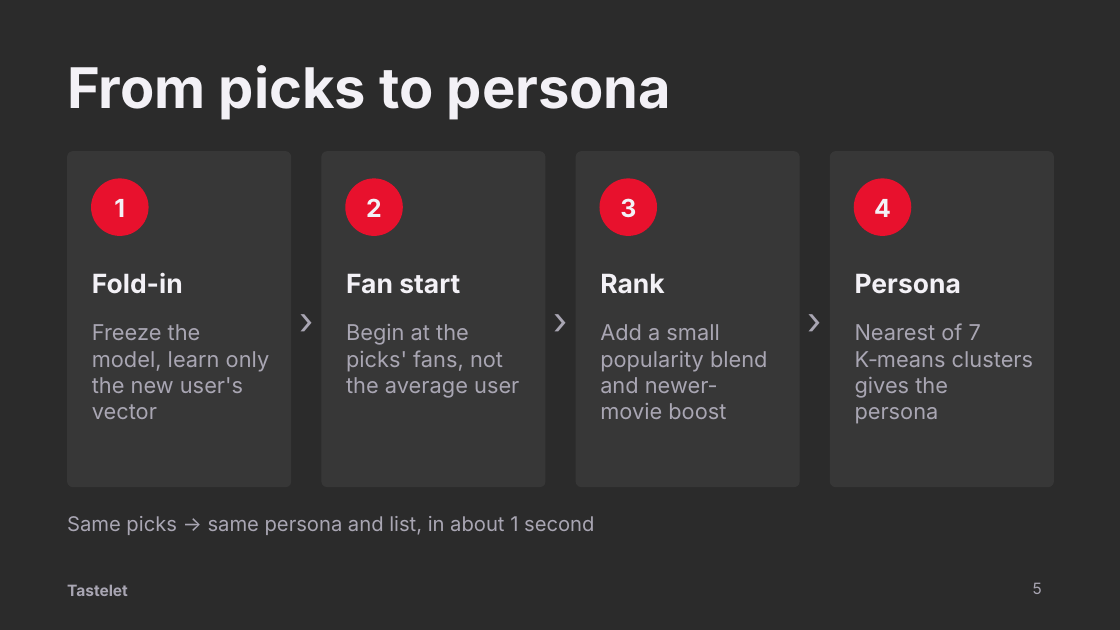
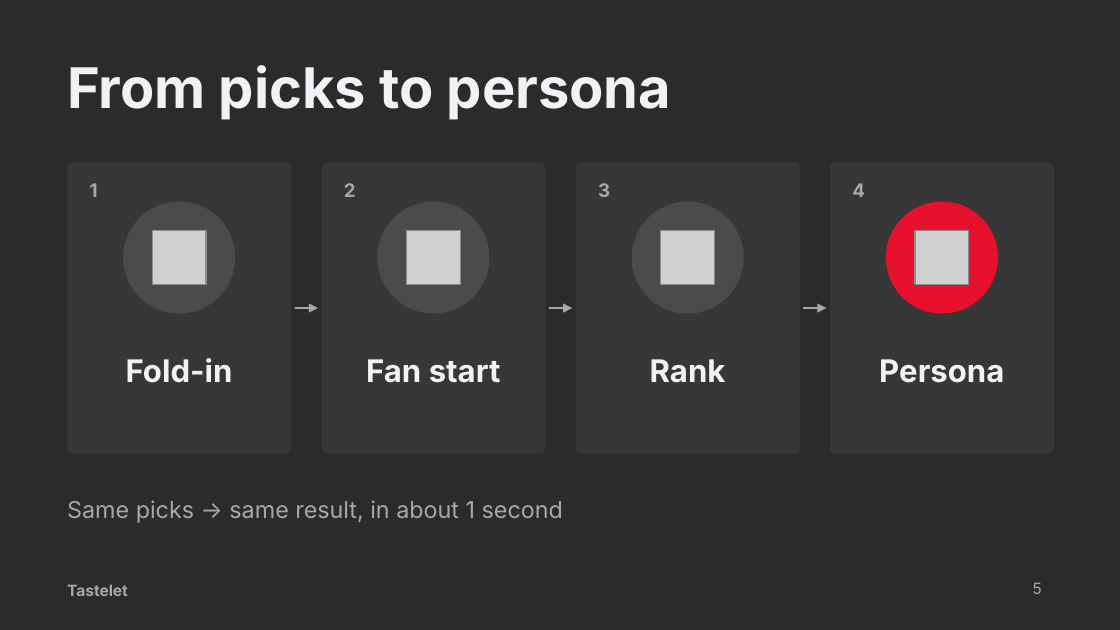
Before and after one commit to Amm2049/tastelet, a slide deck: slide 5 of docs/slides/tastelet-slides.pptx. Drawn at 1120x630 pixels with LibreOffice and Linux fonts; fonts in the diff are those of the drawing; grey boxes stand for pictures; background and template pictures are left out; a plain dark background stands for a picture behind light text. Boxes give left, top, right and bottom in pixels: in the first picture for what was removed or moved away, otherwise in the second. Text is boxed around its words. In the diff, an @@ line names an element or a change of style, - is before the commit and + after.

```diff
--- a/docs/slides/tastelet-slides.pptx
+++ b/docs/slides/tastelet-slides.pptx
@@ rounded rectangle: place and size @@
-rounded rectangle at [67,151,291,487]
+rounded rectangle at [67,162,291,454]
@@ rounded rectangle: place and size @@
-rounded rectangle at [321,151,545,487]
+rounded rectangle at [321,162,545,454]
@@ size 16 to 12 pt, text colour #F3F1F6 to #A9A6B3; alignment centre to left; vertical alignment middle to top in 4 elements at [90,183,98,197], [598,183,610,197], [852,183,865,197], [344,183,356,197] @@
@@ rounded rectangle: place and size @@
-rounded rectangle at [576,151,800,487]
+rounded rectangle at [576,162,800,454]
@@ rounded rectangle: place and size @@
-rounded rectangle at [830,151,1054,487]
+rounded rectangle at [830,162,1054,454]
@@ ellipse: place and size @@
-ellipse at [92,179,148,235]
+ellipse at [123,202,235,314]
@@ fill #E8112D to #FFFFFF at 10% opacity; outline #E8112D 1 pt to none in 3 elements at [632,202,744,314], [123,202,235,314], [377,202,489,314] @@
@@ ellipse: place and size @@
-ellipse at [346,179,402,235]
+ellipse at [377,202,489,314]
@@ ellipse: place and size @@
-ellipse at [600,179,656,235]
+ellipse at [632,202,744,314]
@@ ellipse: place and size @@
-ellipse at [855,179,911,235]
+ellipse at [886,202,998,314]
@@ ellipse at [886,202,998,314]: outline #E8112D 1 pt to none @@
@@ picture added at [152,231,206,284] @@
@@ picture added at [407,231,460,284] @@
@@ picture added at [661,231,715,284] @@
@@ picture added at [915,231,969,284] @@
@@ text removed at [291,291,321,347] @@
-›
@@ text removed at [545,291,576,347] @@
-›
@@ text removed at [800,291,830,347] @@
-›
@@ text removed at [92,324,270,419] @@
-Freeze the model, learn only the new user's vector
@@ arrow added from (295, 308) to (318, 308), #A9A6B3 1.25 pt @@
@@ text removed at [346,324,519,398] @@
-Begin at the picks' fans, not the average user
@@ arrow added from (549, 308) to (572, 308), #A9A6B3 1.25 pt @@
@@ text removed at [600,324,768,419] @@
-Add a small popularity blend and newer-movie boost
@@ arrow added from (803, 308) to (827, 308), #A9A6B3 1.25 pt @@
@@ text removed at [855,323,1033,424] @@
-Nearest of 7 K‑means clusters gives the persona
@@ text "Fold-in": place and size @@
-text "Fold-in" at [92,272,183,294]
+text "Fold-in" at [126,358,233,383]
@@ text "Fan start": place and size @@
-text "Fan start" at [346,273,460,294]
+text "Fan start" at [366,359,501,383]
@@ text "Rank": place and size @@
-text "Rank" at [600,273,664,294]
+text "Rank" at [650,359,726,383]
@@ size 17 to 20 pt; alignment left to centre in 4 elements at [126,358,233,383], [366,359,501,383], [650,359,726,383], [879,359,1004,383] @@
@@ text "Persona": place and size @@
-text "Persona" at [855,273,961,294]
+text "Persona" at [879,359,1004,383]
@@ text at [67,500,563,523]: text changed; size 13 to 15 pt @@
-Same picks → same persona and list, in about 1 second
+Same picks → same result, in about 1 second
```
Also in this commit, not shown: 6 other slides changed.
